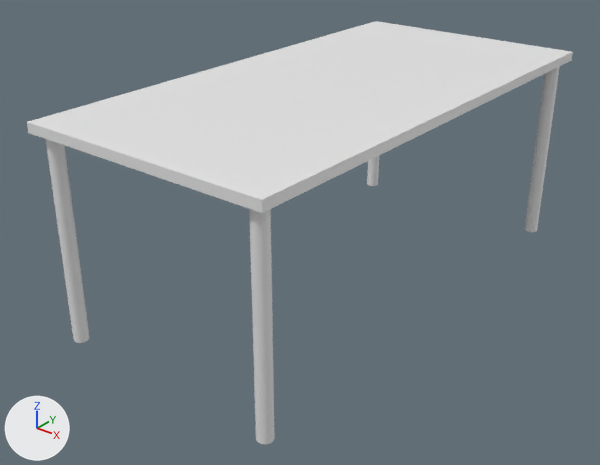
Before and after pictures for a commit that changed the FBX model Assets/import/Desk.fbx.
Rendered twice from a camera (50 mm lens) standing at (3.57, -5.91, 3.29) and looking at (-0.11, -1.3, 0.44). The axes (+X, +Y, +Z) are drawn at lower left. The lights are the same throughout.
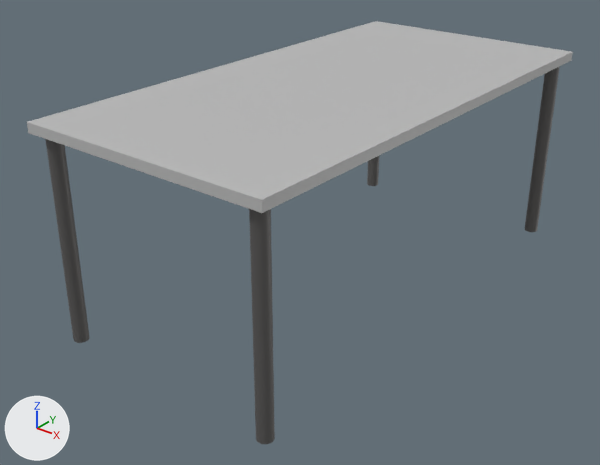
The change, as a list of edits to the scene's bpy script:
```text
Change mat_material:
    mat_material.base_color: (0.8, 0.8, 0.8) -> (0.497, 0.497, 0.497)  # white #e7e7e7 -> grey #bbbbbb
Add mat_material_001:
    mat_material_001 = principled_material('Material.001')
    mat_material_001.base_color = (0.8, 0.8, 0.8)  # white #e7e7e7
Add mat_material_003:
    mat_material_003 = principled_material('Material.003')
    mat_material_003.base_color = (0.119, 0.115, 0.112)  # dark grey #615f5e
    mat_material_003.metallic = 0.22
Change me_cylinder:
    where me_cylinder.from_pydata(...)  # 256 vertices, 136 faces; spans x -32.0..1.0, y -1.0..67.0, z -27.2..1.0
    used by ob_cylinder; location = (-0.886, 0.887, 0.0); scale = (-0.0572, -0.0572, -0.0572)
    me_cylinder part 1: all 128 faces centred in x -32.0..1.0, y -1.0..66.9, z -13.1 switch from no material to mat_material_003 (dark grey #615f5e)
    add me_cylinder.materials.append(mat_material_001)  # white #e7e7e7
```

Pixel boxes [x1, y1, x2, y2] of what changed, in the pictures (600 x 465 px):
'Cube', recoloured (white to grey): [27, 21, 573, 213] in both
part 1 of me_cylinder, recoloured: [45, 66, 560, 444] in both
